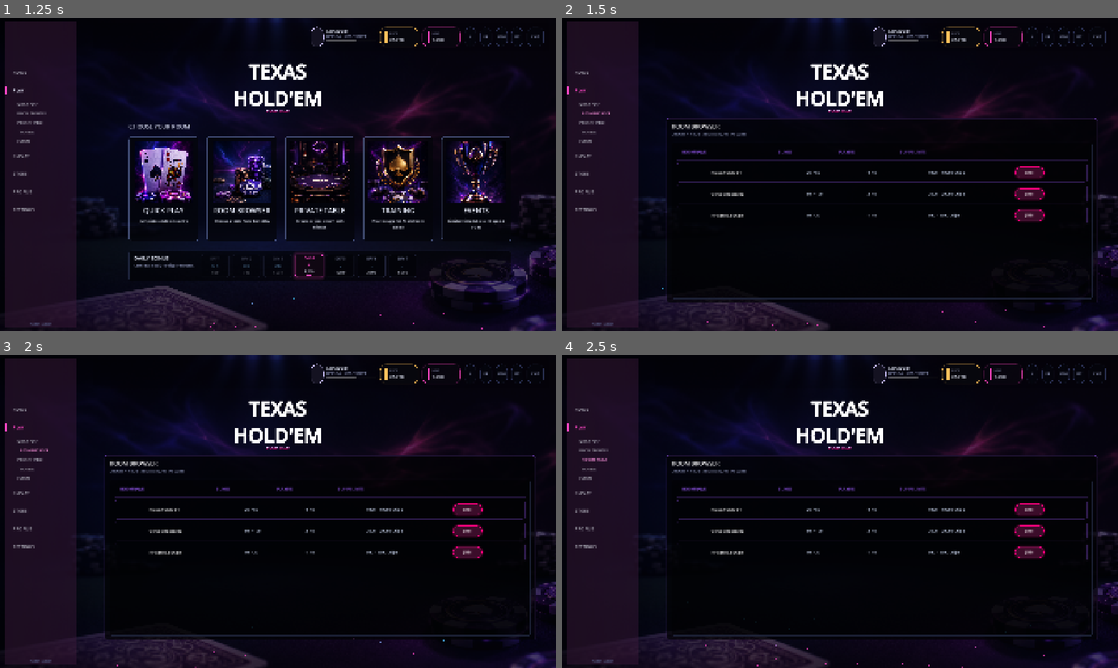
Above: before the commit, frames 1-4 (two rows, left to right).
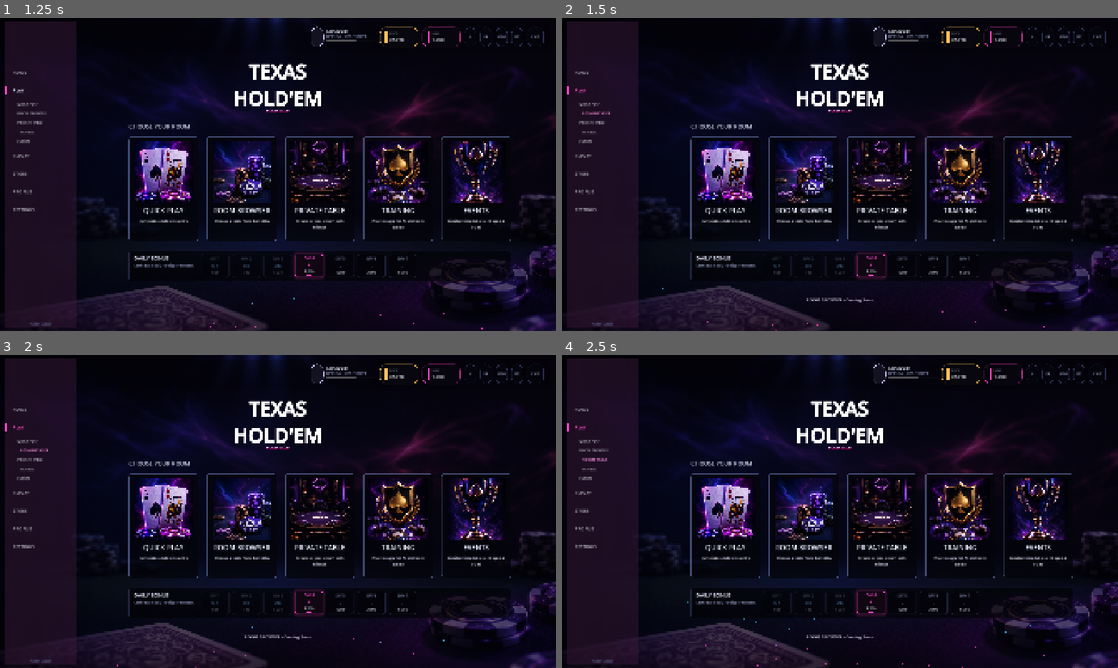
Above: after the commit, the same moments.

Repository: jjbondth18/texas
Game: Godot game, scene res://scenes/screens/home_lobby_screen.tscn
Two runs of this game, one before a commit and one after it. Both use one fixed random seed, a clock stepped at 60 frames per second and the inputs below. Sound files missing from this copy of the repository are replaced by a short silence.
Inputs:
- Up to frame 1 (1.25 s): click "PLAY" at 0.5 s
- Up to frame 2 (1.5 s): click "ROOM BROWSER" at 1.25 s
- Up to frame 3 (2 s): no input
- Up to frame 4 (2.5 s): click "PRIVATE TABLE" at 2 s

Frame 1 is identical in both runs. In frame 2, 14% of the frame differs, in the area x 18-97%, y 32-91%; in frame 3, 15%; in frame 4, 15%.

Commit message:
integration connect home play modes to poker table

Diff:
--- /dev/null
+++ b/scripts/app/screen_navigator.gd
@@ -0,0 +1,22 @@
+extends RefCounted
+class_name ScreenNavigator
+
+const HOME_SCENE := "res://scenes/screens/home_lobby_screen.tscn"
+const POKER_TABLE_SCENE := "res://scenes/screens/poker_table_screen.tscn"
+
+const TableLaunchContextScript := preload("res://scripts/app/table_launch_context.gd")
+
+static func open_poker_table(tree: SceneTree, launch_mode: String = "quick_play", table_id: String = "mock_table_001") -> void:
+	TableLaunchContextScript.configure(launch_mode, table_id)
+	tree.change_scene_to_file(POKER_TABLE_SCENE)
+
+static func return_home(tree: SceneTree) -> void:
+	tree.change_scene_to_file(HOME_SCENE)
+
+static func should_open_table_for_play_mode(mode_id: String) -> bool:
+	return mode_id in ["quick_play", "training"]
+
+static func scene_for_play_mode(mode_id: String) -> String:
+	if should_open_table_for_play_mode(mode_id):
+		return POKER_TABLE_SCENE
+	return ""
--- /dev/null
+++ b/scripts/app/table_launch_context.gd
@@ -0,0 +1,14 @@
+extends RefCounted
+class_name TableLaunchContext
+
+static var launch_mode := "quick_play"
+static var table_id := "mock_table_001"
+static var is_training := false
+
+static func configure(mode: String = "quick_play", id: String = "mock_table_001") -> void:
+	launch_mode = mode
+	table_id = id
+	is_training = mode == "training"
+
+static func reset() -> void:
+	configure()
--- a/scripts/components/table_status_panel.gd
+++ b/scripts/components/table_status_panel.gd
@@ -1,15 +1,33 @@
 extends Control
 class_name TableStatusPanel
 
+signal exit_table_requested
+
 var _text: RichTextLabel
+var _exit_button: Button
 
 func _ready() -> void:
-	mouse_filter = Control.MOUSE_FILTER_IGNORE
+	mouse_filter = Control.MOUSE_FILTER_PASS
 	_text = RichTextLabel.new()
 	_text.set_anchors_and_offsets_preset(Control.PRESET_FULL_RECT)
+	_text.offset_bottom = -58
 	_text.bbcode_enabled = true
 	_text.fit_content = true
+	_text.mouse_filter = Control.MOUSE_FILTER_IGNORE
 	add_child(_text)
+	_exit_button = Button.new()
+	_exit_button.text = "EXIT TABLE"
+	_exit_button.anchor_left = 0.08
+	_exit_button.anchor_right = 0.92
+	_exit_button.anchor_top = 1.0
+	_exit_button.anchor_bottom = 1.0
+	_exit_button.offset_top = -52
+	_exit_button.offset_bottom = -14
+	_exit_button.mouse_default_cursor_shape = Control.CURSOR_POINTING_HAND
+	_exit_button.pressed.connect(func() -> void:
+		exit_table_requested.emit()
+	)
+	add_child(_exit_button)
 
 func set_status(snapshot: Dictionary) -> void:
 	var local := Dictionary(snapshot.get("local_player", {}))
@@ -28,10 +46,10 @@
 		"Local Chips: %s" % int(local.get("chips", 0)),
 		"",
 		"[b]CONNECTION[/b]",
-		"Mock local",
+		String(snapshot.get("connection_status", "Mock local")),
 		"",
 		"[b]SETTINGS[/b]",
-		"Esc: close table",
+		"Esc: return home",
 		"1-5: load phase",
 		"R: reset mock hand",
 	]
--- a/scripts/screens/home_lobby_screen.gd
+++ b/scripts/screens/home_lobby_screen.gd
@@ -44,6 +44,8 @@
 var _bgm_player: AudioStreamPlayer
 
 const MockDataProvider := preload("res://scripts/demo/mock_data_provider.gd")
+const ScreenNavigator := preload("res://scripts/app/screen_navigator.gd")
+const TableLaunchContext := preload("res://scripts/app/table_launch_context.gd")
 const MODE_IMAGES := {
 	"quick_play": "res://assets/home_lobby/mode_cards/mode_quick_play.png",
 	"room_browser": "res://assets/home_lobby/mode_cards/mode_cash_tables.png",
@@ -60,6 +62,8 @@
 var _cta_button: Button
 var _cta_float_time := 0.0
 var _cta_hover_tween: Tween
+var _toast_label: Label
+var _toast_tween: Tween
 
 func _ready() -> void:
 	# Force standalone windowed mode to bypass Godot editor stretch bugs
@@ -86,7 +90,7 @@
 
 	_bgm_player = AudioStreamPlayer.new()
 	_bgm_player.name = "BGMPlayer"
-	var ogg := load("res://assets/music/bgm1.ogg")
+	var ogg = load("res://assets/music/bgm1.ogg") if ResourceLoader.exists("res://assets/music/bgm1.ogg") else AudioStreamOggVorbis.load_from_file(ProjectSettings.globalize_path("res://assets/music/bgm1.ogg"))
 	if ogg:
 		if ogg.has_method("set_loop"):
 			ogg.set_loop(true)
@@ -227,6 +231,7 @@
 	HomeTheme.make_font_settings(_prompt, 14, Color(0.86, 0.90, 1.0, 0.86))
 	_lobby_ui_root.add_child(_prompt)
 	_build_cta_button()
+	_build_toast()
 
 func _build_center_brand() -> void:
 	_center_brand = Control.new()
@@ -373,7 +378,7 @@
 func _on_play_submenu_selected(id: String) -> void:
 	print("Selected play submenu: %s" % id)
 	if id == "room_browser":
-		set_state(LobbyState.ROOM_BROWSER)
+		_show_coming_soon("ROOM BROWSER")
 
 var _transition_tween: Tween
 
@@ -511,8 +516,21 @@
 
 func _on_mode_selected(id: String) -> void:
 	print("Selected lobby mode: %s" % id)
-	if id == "room_browser":
-		set_state(LobbyState.ROOM_BROWSER)
+	match id:
+		"quick_play":
+			TableLaunchContext.configure("quick_play", "mock_table_001")
+			ScreenNavigator.open_poker_table(get_tree(), "quick_play", "mock_table_001")
+		"training":
+			TableLaunchContext.configure("training", "mock_training_table_001")
+			ScreenNavigator.open_poker_table(get_tree(), "training", "mock_training_table_001")
+		"room_browser":
+			_show_coming_soon("ROOM BROWSER")
+		"private_table":
+			_show_coming_soon("PRIVATE TABLE")
+		"events":
+			_show_coming_soon("EVENTS")
+		_:
+			_show_coming_soon(id.to_upper())
 
 func set_background_motion_enabled(value: bool) -> void:
 	background_motion_enabled = value
@@ -710,6 +728,41 @@
 	tween.tween_property(_fade_overlay, "color", Color(0.0, 0.0, 0.0, 1.0), 1.0).set_trans(Tween.TRANS_SINE).set_ease(Tween.EASE_IN_OUT)
 	tween.tween_callback(func() -> void:
 		print("Transition complete. Poker table %s loaded." % room_id)
+		ScreenNavigator.open_poker_table(get_tree(), "quick_play", room_id)
+	)
+
+func _build_toast() -> void:
+	_toast_label = Label.new()
+	_toast_label.name = "ComingSoonToast"
+	_toast_label.anchor_left = 0.5
+	_toast_label.anchor_right = 0.5
+	_toast_label.anchor_top = 1.0
+	_toast_label.anchor_bottom = 1.0
+	_toast_label.offset_left = -180
+	_toast_label.offset_right = 180
+	_toast_label.offset_top = -128
+	_toast_label.offset_bottom = -88
+	_toast_label.horizontal_alignment = HORIZONTAL_ALIGNMENT_CENTER
+	_toast_label.vertical_alignment = VERTICAL_ALIGNMENT_CENTER
+	_toast_label.mouse_filter = Control.MOUSE_FILTER_IGNORE
+	_toast_label.modulate.a = 0.0
+	_toast_label.visible = false
+	HomeTheme.make_font_settings(_toast_label, 15, Color(0.96, 0.92, 1.0, 0.96))
+	_lobby_ui_root.add_child(_toast_label)
+
+func _show_coming_soon(label: String) -> void:
+	if _toast_label == null:
+		return
+	_toast_label.text = "%s - Coming Soon" % label
+	_toast_label.visible = true
+	if _toast_tween:
+		_toast_tween.kill()
+	_toast_tween = create_tween()
+	_toast_tween.tween_property(_toast_label, "modulate:a", 1.0, 0.12)
+	_toast_tween.tween_interval(1.75)
+	_toast_tween.tween_property(_toast_label, "modulate:a", 0.0, 0.18)
+	_toast_tween.tween_callback(func() -> void:
+		_toast_label.visible = false
 	)
 
 func _build_room_browser_panel() -> void:
--- a/scripts/screens/poker_table_screen.gd
+++ b/scripts/screens/poker_table_screen.gd
@@ -9,6 +9,8 @@
 const StatusPanelScene := preload("res://scenes/components/table_status_panel.tscn")
 const PotDisplayScene := preload("res://scenes/components/pot_display.tscn")
 const CardViewScene := preload("res://scenes/components/card_view.tscn")
+const ScreenNavigator := preload("res://scripts/app/screen_navigator.gd")
+const TableLaunchContext := preload("res://scripts/app/table_launch_context.gd")
 
 const DESIGN_SIZE := Vector2(2560, 1000)
 const TABLE_BACKGROUND_PATH := "res://assets/poker_table/backgrounds/table_neon_v1.png"
@@ -37,7 +39,7 @@
 	if event is InputEventKey and event.pressed and not event.echo:
 		match event.keycode:
 			KEY_ESCAPE:
-				get_tree().quit()
+				_return_home()
 			KEY_1:
 				_load_phase("preflop")
 			KEY_2:
@@ -76,6 +78,7 @@
 
 	_status_panel = StatusPanelScene.instantiate()
 	_status_panel.name = "RightStatusPanel"
+	_status_panel.exit_table_requested.connect(_return_home)
 	_content_root.add_child(_status_panel)
 
 	_seat_layer = Control.new()
@@ -162,6 +165,7 @@
 
 func _load_phase(phase: String) -> void:
 	snapshot = MockTableSimulation.get_phase_snapshot(phase)
+	_apply_launch_context(snapshot)
 	_refresh()
 
 func _refresh() -> void:
@@ -229,3 +233,36 @@
 	var image := get_viewport().get_texture().get_image()
 	image.save_png(_capture_output)
 	get_tree().quit()
+
+func _return_home() -> void:
+	ScreenNavigator.return_home(get_tree())
+
+func _apply_launch_context(target_snapshot: Dictionary) -> void:
+	if TableLaunchContext.is_training or TableLaunchContext.launch_mode == "training":
+		target_snapshot["table_id"] = TableLaunchContext.table_id
+		target_snapshot["table_name"] = "Training Table"
+		target_snapshot["connection_status"] = "OFFLINE TRAINING"
+		var history: Array = Array(target_snapshot.get("hand_history", [])).duplicate()
+		history.insert(0, "Training hint: use Call/Raise to observe mock pot updates")
+		target_snapshot["hand_history"] = history
+		var messages: Array = Array(target_snapshot.get("system_messages", [])).duplicate()
+		messages.insert(0, "Training Mode: AI opponents, no network authority")
+		target_snapshot["system_messages"] = messages
+		var seats: Array = Array(target_snapshot.get("seats", [])).duplicate(true)
+		for i in seats.size():
+			var seat := Dictionary(seats[i]).duplicate(true)
+			if not bool(seat.get("is_local", false)) and String(seat.get("status", "")) != "empty":
+				seat["player_name"] = "AI Seat %d" % int(seat.get("seat_index", 0))
+			seats[i] = seat
+		target_snapshot["seats"] = seats
+		target_snapshot["local_player"] = _find_local_player(seats)
+	else:
+		target_snapshot["table_id"] = TableLaunchContext.table_id
+		target_snapshot["connection_status"] = "Mock online table"
+
+func _find_local_player(seats: Array) -> Dictionary:
+	for seat in seats:
+		var data := Dictionary(seat)
+		if bool(data.get("is_local", false)):
+			return data
+	return {}
--- /dev/null
+++ b/tests/home_table_navigation_smoke_test.gd
@@ -0,0 +1,20 @@
+extends SceneTree
+
+const ScreenNavigator := preload("res://scripts/app/screen_navigator.gd")
+
+func _init() -> void:
+	_assert(ResourceLoader.exists(ScreenNavigator.HOME_SCENE), "home scene missing")
+	_assert(ResourceLoader.exists(ScreenNavigator.POKER_TABLE_SCENE), "poker table scene missing")
+	_assert(ScreenNavigator.scene_for_play_mode("quick_play") == ScreenNavigator.POKER_TABLE_SCENE, "quick_play must open table")
+	_assert(ScreenNavigator.scene_for_play_mode("training") == ScreenNavigator.POKER_TABLE_SCENE, "training must open table")
+	_assert(ScreenNavigator.scene_for_play_mode("room_browser") == "", "room_browser must not open table yet")
+	_assert(ScreenNavigator.scene_for_play_mode("private_table") == "", "private_table must not open table yet")
+	_assert(ScreenNavigator.scene_for_play_mode("events") == "", "events must not open table yet")
+	_assert(ScreenNavigator.HOME_SCENE == "res://scenes/screens/home_lobby_screen.tscn", "return route must resolve to home")
+	print("Home table navigation smoke test passed.")
+	quit(0)
+
+func _assert(condition: bool, message: String) -> void:
+	if not condition:
+		push_error(message)
+		quit(1)
--- a/tests/poker_table_runtime_capture.gd
+++ b/tests/poker_table_runtime_capture.gd
@@ -1,6 +1,7 @@
 extends SceneTree
 
 const PokerTableScene := preload("res://scenes/screens/poker_table_screen.tscn")
+const TableLaunchContext := preload("res://scripts/app/table_launch_context.gd")
 
 func _init() -> void:
 	call_deferred("_run")
@@ -10,6 +11,7 @@
 	if OS.has_method("get_cmdline_user_args"):
 		args.append_array(OS.get_cmdline_user_args())
 	var phase := "preflop"
+	var launch_mode := "quick_play"
 	var output := "res://docs/screenshots/runtime_poker_table_preflop.png"
 	var phase_index := args.find("--capture-table-phase")
 	if phase_index >= 0 and phase_index + 1 < args.size():
@@ -17,6 +19,10 @@
 	var output_index := args.find("--capture-output")
 	if output_index >= 0 and output_index + 1 < args.size():
 		output = String(args[output_index + 1])
+	var mode_index := args.find("--launch-mode")
+	if mode_index >= 0 and mode_index + 1 < args.size():
+		launch_mode = String(args[mode_index + 1])
+	TableLaunchContext.configure(launch_mode, "mock_training_table_001" if launch_mode == "training" else "mock_table_001")
 
 	root.size = Vector2i(1920, 1080)
 	var scene = PokerTableScene.instantiate()
Binary file added: docs/screenshots/runtime_home_play_menu.png
Binary file added: docs/screenshots/runtime_quick_play_table.png
Binary file added: docs/screenshots/runtime_training_table.png
